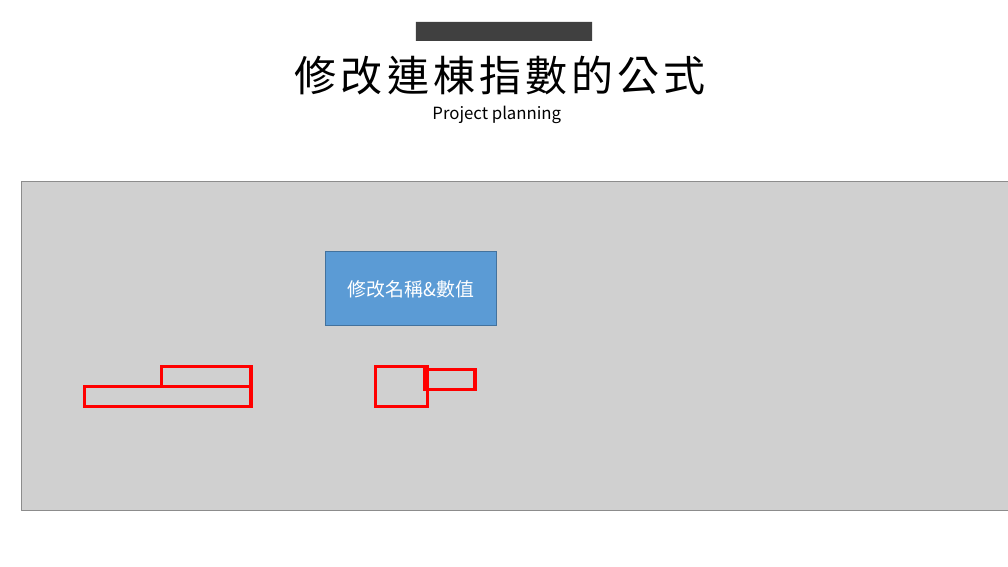
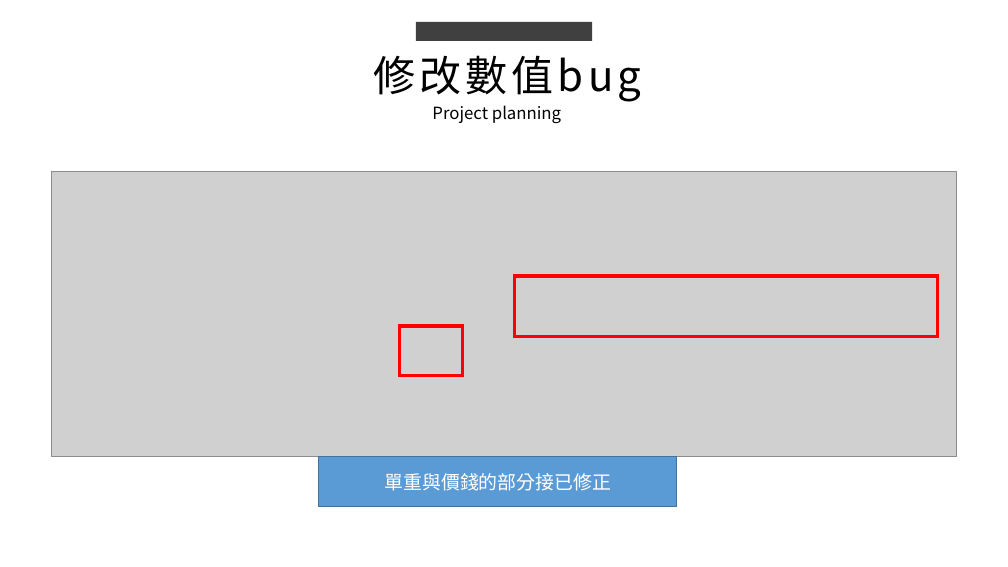
Before and after one commit to king637324/KnowledgeGreenhouseSystem, a slide deck: slide 3 of 工作日報_葉柏漢/2021.10/2021.10.22(加班)_2021.10.25工作日報_葉柏漢 - 複製.pptx. Drawn at 1008x567 pixels with LibreOffice and Linux fonts; fonts in the diff are those of the drawing; grey boxes stand for pictures. Boxes give left, top, right and bottom in pixels: in the first picture for what was removed or moved away, otherwise in the second. Text is boxed around its words. In the diff, an @@ line names an element or a change of style, - is before the commit and + after.

```diff
--- a/工作日報_葉柏漢/2021.10/2021.10.22(加班)_2021.10.25工作日報_葉柏漢 - 複製.pptx
+++ b/工作日報_葉柏漢/2021.10/2021.10.22(加班)_2021.10.25工作日報_葉柏漢 - 複製.pptx
@@ text at (373, 55, 641, 102): text changed @@
-修改連棟指數的公式
+修改數值bug
@@ picture: place and size @@
-picture at (21, 181, 1008, 510)
+picture at (51, 172, 957, 457)
@@ rectangle removed at (325, 252, 497, 325) @@
-修改名稱&數值
@@ rectangle added at (515, 276, 938, 337), outline #FF0000 3 pt @@
@@ rectangle: place and size @@
-rectangle at (376, 367, 427, 407)
+rectangle at (399, 326, 463, 376)
@@ rectangle removed at (85, 386, 251, 406) @@
@@ rectangle removed at (161, 367, 251, 386) @@
@@ rectangle removed at (425, 369, 475, 389) @@
@@ rectangle added at (319, 457, 678, 507), fill #5B9BD5, outline #43739E 1 pt, 18 pt, text #FFFFFF @@
+單重與價錢的部分接已修正
```
Also in this commit, not shown: 2 other slides changed, 4 slides removed, 2 other files.
